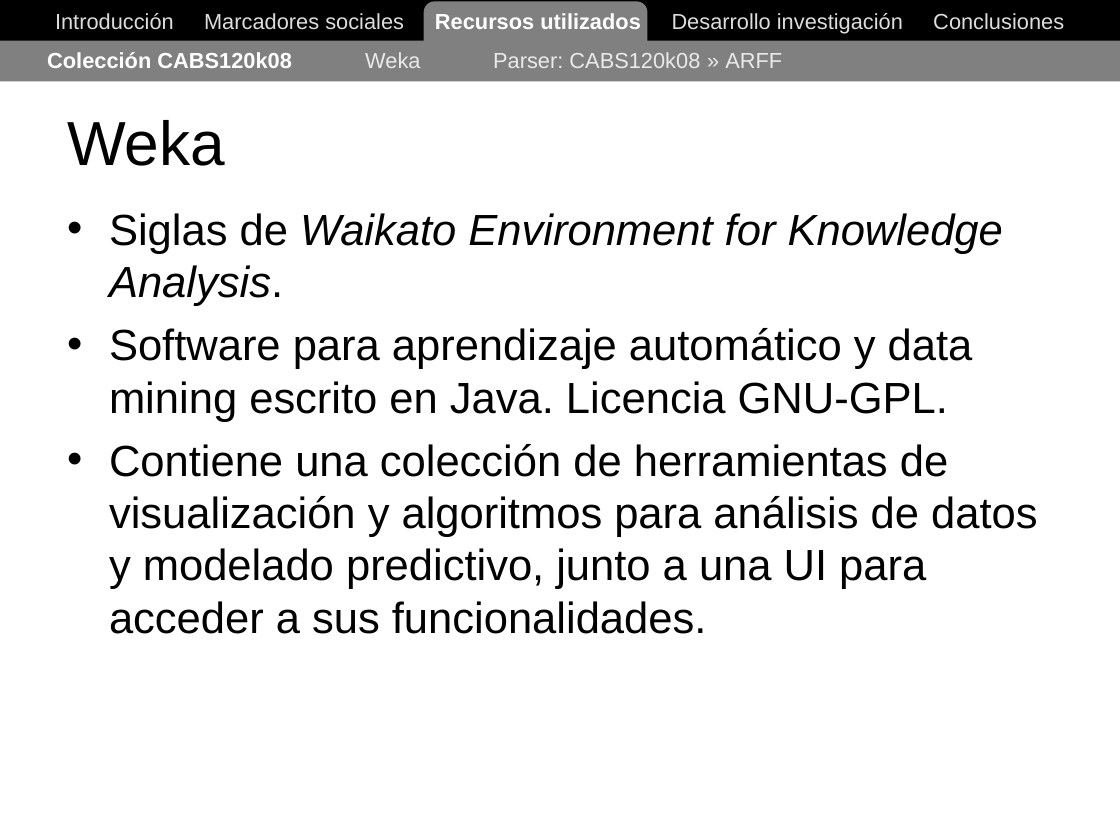
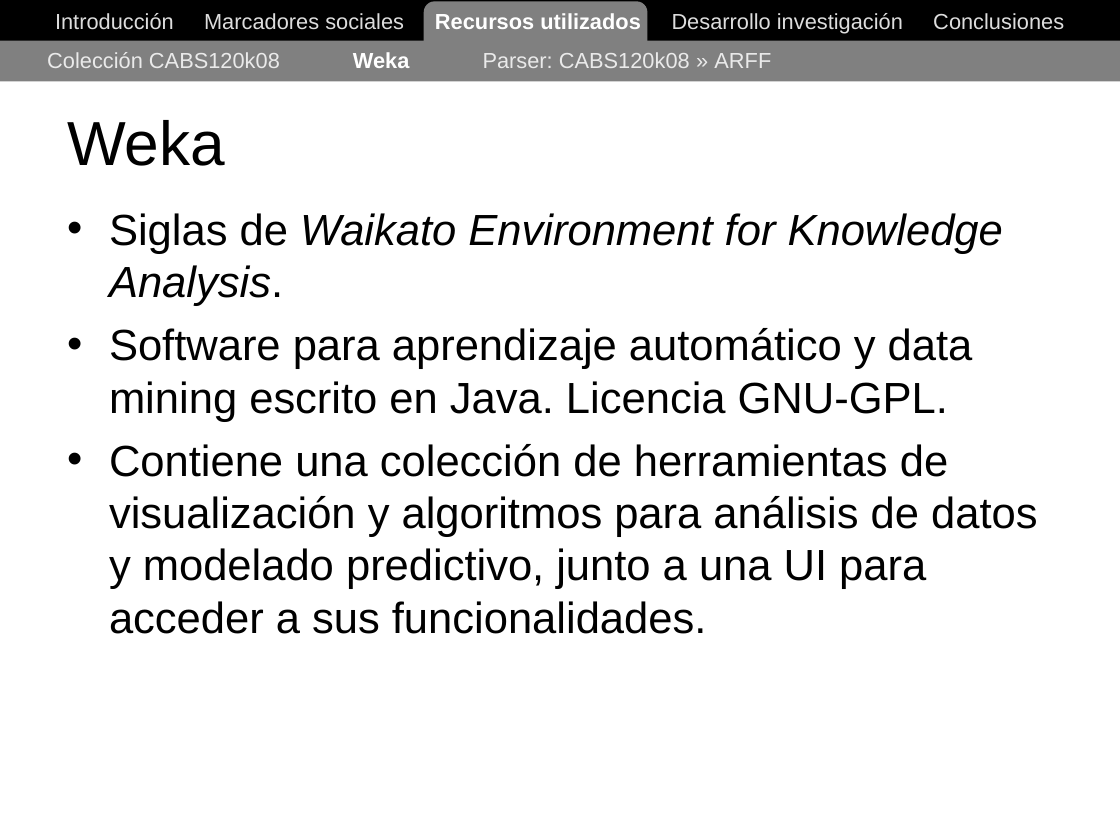
Before and after one commit to ak907kenai/nicotournetesis, a slide deck: slide 26 of docs_trunk/Nicolás Tourné - Presentación Tesis (v1).ppt. Drawn at 1120x840 pixels with LibreOffice and Linux fonts; fonts in the diff are those of the drawing. Boxes give left, top, right and bottom in pixels: in the first picture for what was removed or moved away, otherwise in the second. Text is boxed around its words. In the diff, an @@ line names an element or a change of style, - is before the commit and + after.

```diff
--- a/docs_trunk/Nicolás Tourné - Presentación Tesis (v1).ppt
+++ b/docs_trunk/Nicolás Tourné - Presentación Tesis (v1).ppt
@@ text "Colección CABS120k08 Weka Parser: CABS120k08 ..." at (47,52,771,68): text colour #FFFFFF to #EAEAEA, bold off in "Colección CABS120k08"; text colour #EAEAEA to #FFFFFF, bold on in "Weka" @@
```
Also in this commit, not shown: 1 other slide changed, 1 other file.
